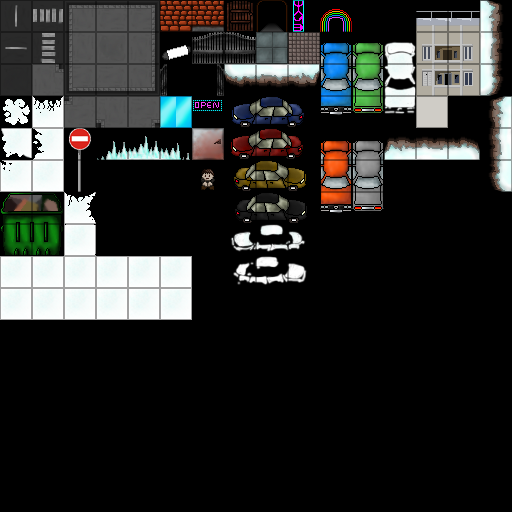
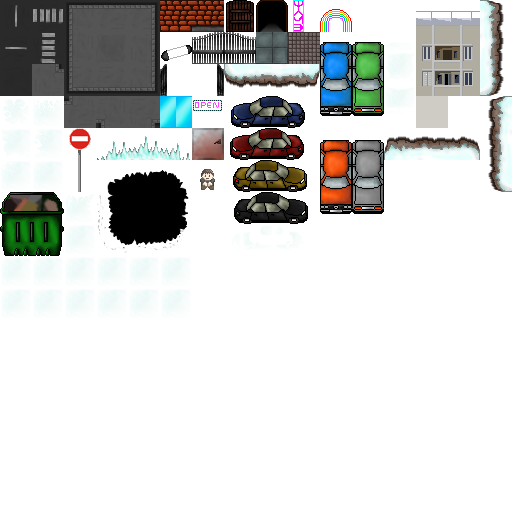
Comparing the layer stacks of the two 512 x 512 images. Changes:
hid group "Groupe 1" (1 layers) over [0, 0, 512, 512]
hid "Calque 3" over [0, 0, 512, 512]
